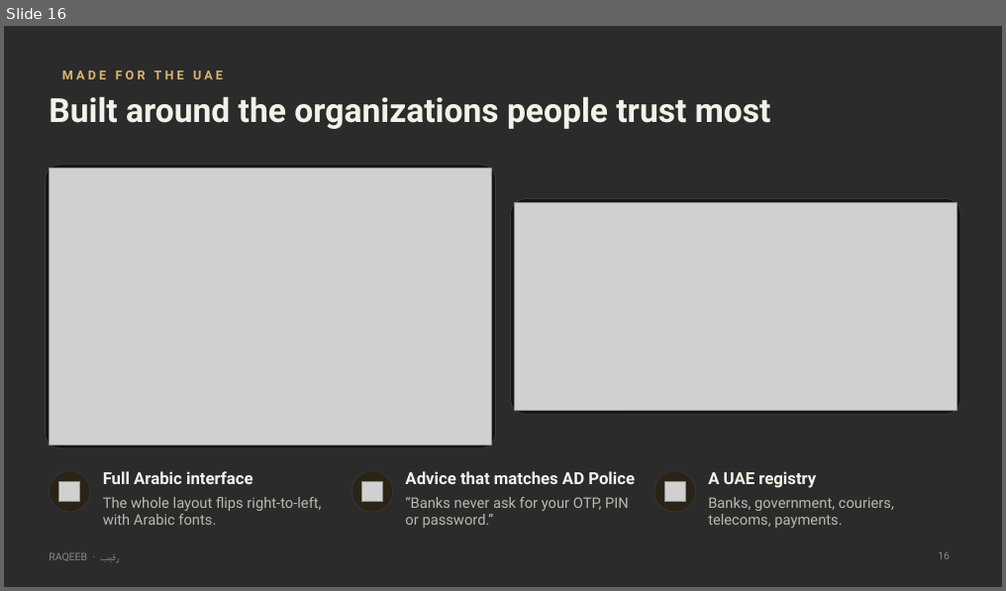
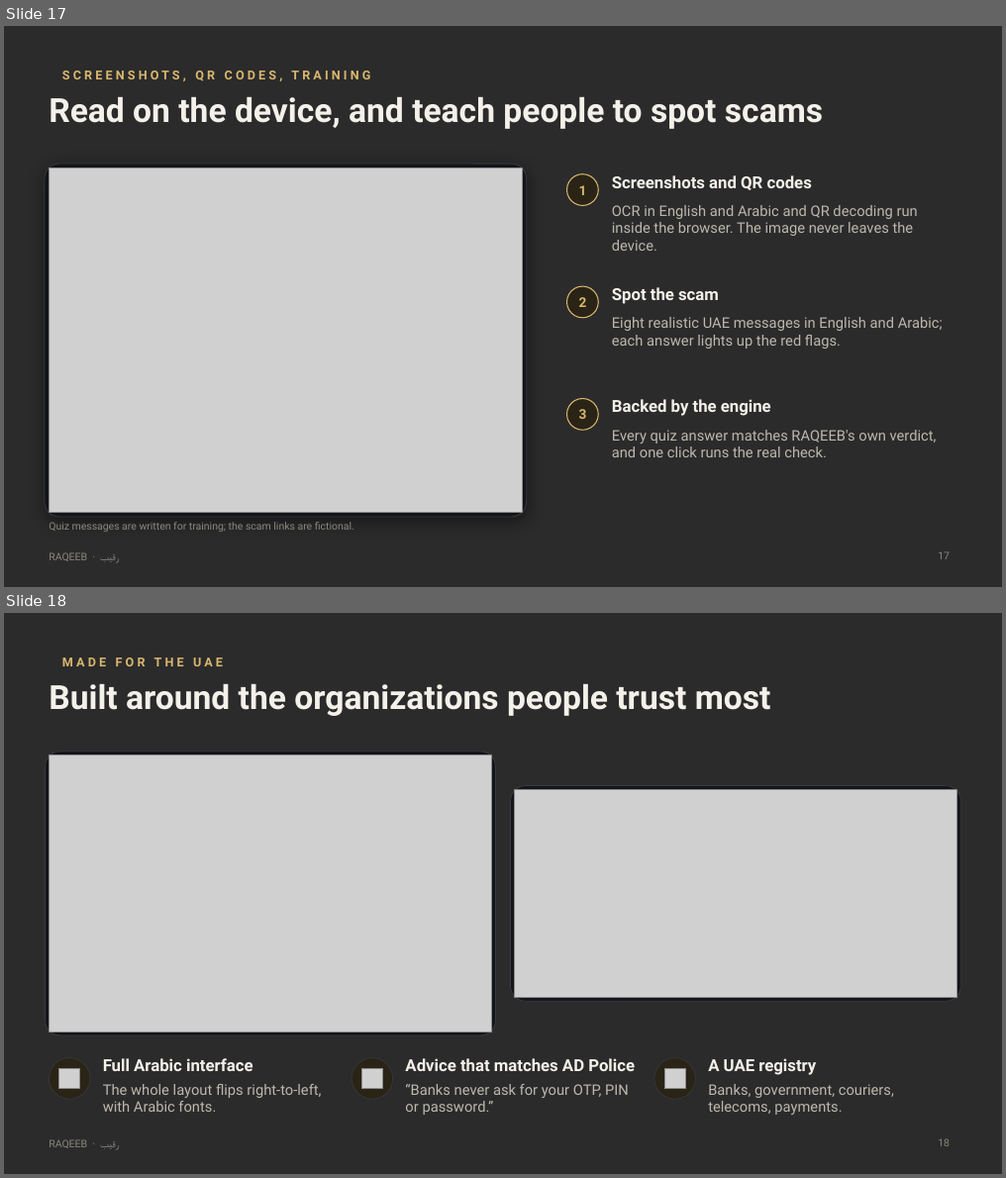
Before and after one commit to prokl1d/RAQEEB, a slide deck: docs/RAQEEB_Pitch_Deck.pptx. Shown one above the other, each under a label of ours: slide 16 before the commit, slides 17 and 18 after it. The pictures are 1006x591 and 1006x1178 pixels, drawn with LibreOffice and Linux fonts; fonts in the diff are those of the drawing; grey boxes stand for pictures; background and template pictures are left out; a plain dark background stands for a picture behind light text. Boxes give left, top, right and bottom in pixels: in the first picture for what was removed or moved away, otherwise in the second. Text is boxed around its words. In the diff, an @@ line names an element or a change of style, - is before the commit and + after.

```diff
--- a/docs/RAQEEB_Pitch_Deck.pptx
+++ b/docs/RAQEEB_Pitch_Deck.pptx
@@ slide 17 added at <box>4,26,1002,587</box>, background picture (left out); not listed: 1 template element that a slide beside it also shows @@
@@ text added at <box>62,71,370,81</box>, 12 pt, text #D9B76E, bold @@
+SCREENSHOTS, QR CODES, TRAINING
@@ title added at <box>49,97,823,129</box>, 32 pt, text #F4F1EA, bold @@
+Read on the device, and teach people to spot scams
@@ rounded rectangle added at <box>45,164,527,517</box>, fill #141519, outline #3A3B42 0.75 pt @@
@@ picture added at <box>49,169,522,513</box> @@
@@ ellipse added at <box>567,174,598,205</box>, fill #2A2417, outline #D9B76E 1 pt @@
@@ text added at <box>579,185,587,195</box>, 13 pt, text #D9B76E, bold @@
+1
@@ text added at <box>612,175,812,190</box>, 16 pt, text #F4F1EA, bold @@
+Screenshots and QR codes
@@ text added at <box>612,205,918,251</box>, 14 pt, text #BDB8AE @@
+OCR in English and Arabic and QR decoding run inside the browser. The image never leaves the device.
@@ ellipse added at <box>567,286,598,318</box>, fill #2A2417, outline #D9B76E 1 pt @@
@@ text added at <box>612,287,719,304</box>, 16 pt, text #F4F1EA, bold @@
+Spot the scam
@@ text added at <box>579,297,587,307</box>, 13 pt, text #D9B76E, bold @@
+2
@@ text added at <box>612,317,943,349</box>, 14 pt, text #BDB8AE @@
+Eight realistic UAE messages in English and Arabic; each answer lights up the red flags.
@@ ellipse added at <box>567,399,598,430</box>, fill #2A2417, outline #D9B76E 1 pt @@
@@ text added at <box>579,409,587,419</box>, 13 pt, text #D9B76E, bold @@
+3
@@ text added at <box>612,399,771,416</box>, 16 pt, text #F4F1EA, bold @@
+Backed by the engine
@@ text added at <box>612,430,937,458</box>, 14 pt, text #BDB8AE @@
+Every quiz answer matches RAQEEB's own verdict, and one click runs the real check.
@@ text added at <box>49,522,354,532</box>, 10 pt, text #8B877E @@
+Quiz messages are written for training; the scam links are fictional.
@@ page number added at <box>938,552,949,560</box>, 10 pt, text #8B877E @@
+17
@@ what was slide 16 is now slide 18 @@
```
Also in this commit, not shown: 3 slides changed, 1 other slide added, 20 other files.
